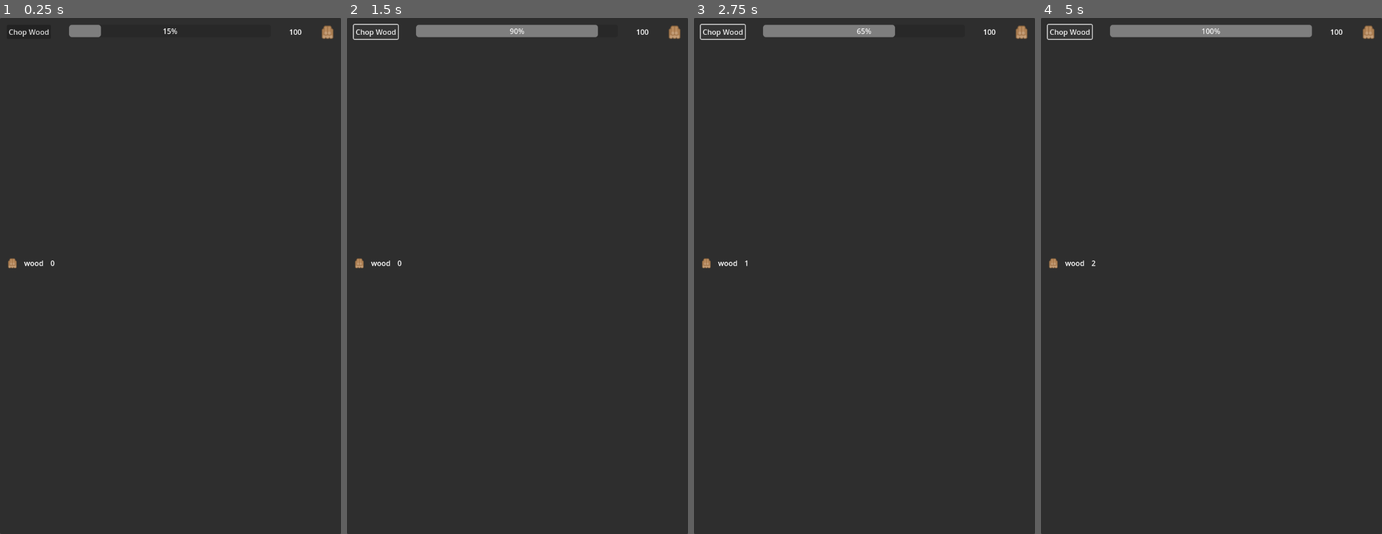
Above: before the commit, frames 1-4 (left to right).
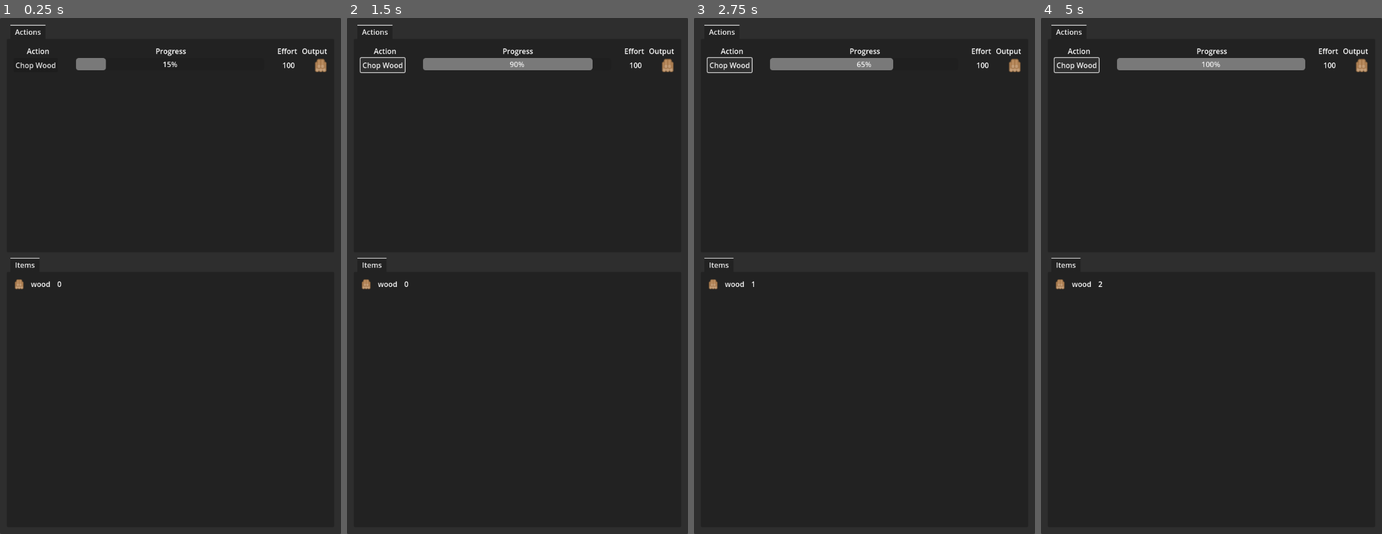
Above: after the commit, the same moments.

Repository: cosmic-canopy-studio/rimidle
Game: Godot game, scene res://main.tscn
Same seed, same stepped clock (60 frames per second), same inputs: the game is played once before the commit and once after it.
Inputs:
- Up to frame 1 (0.25 s): no input
- Up to frame 2 (1.5 s): click "Chop Wood" at 0.5 s; click "Chop Wood" at 1.25 s
- Up to frame 3 (2.75 s): click "Chop Wood" at 2 s
- Up to frame 4 (5 s): no input

The runs differ from the first frame. In frame 1, 1.3% of the frame differs, in the area x 2-98%, y 1-53%; in frame 2, 3.4%; in frame 3, 2.8%; in frame 4, 3.7%, in the area x 1-98%, y 1-53%.

Commit message:
add tabbed boxes, add default theme

Diff:
--- a/gui.gd
+++ b/gui.gd
@@ -1,10 +1,13 @@
 extends Control
 
-@onready var items = {"wood": $MainArea/VSplitContainer/Item}
+@export var wood_action: HBoxContainer
+@export var wood_item: HBoxContainer
+
+@onready var items = {"wood": wood_item}
 
 
 func _ready():
-	pass
+	wood_action.action_completed.connect(_on_action_action_completed)
 
 
 func _on_action_action_completed(result):
--- /dev/null
+++ b/gui/item.tscn
@@ -0,0 +1,28 @@
+[gd_scene load_steps=4 format=3 uid="uid://b1eoki52it8jk"]
+
+[ext_resource type="Script" path="res://gui/item.gd" id="1_octmn"]
+[ext_resource type="Resource" uid="uid://bfm88cy12sv61" path="res://data/wood.tres" id="2_t3688"]
+[ext_resource type="Texture2D" uid="uid://cyeja8e127578" path="res://assets/textures/wood.atlastex" id="3_6y5fo"]
+
+[node name="Item" type="HBoxContainer"]
+size_flags_horizontal = 0
+size_flags_vertical = 0
+theme_override_constants/separation = 15
+script = ExtResource("1_octmn")
+item_resource = ExtResource("2_t3688")
+
+[node name="Icon" type="TextureRect" parent="."]
+unique_name_in_owner = true
+layout_mode = 2
+texture = ExtResource("3_6y5fo")
+expand_mode = 3
+
+[node name="Name" type="Label" parent="."]
+unique_name_in_owner = true
+layout_mode = 2
+text = "Wood"
+
+[node name="Amount" type="Label" parent="."]
+unique_name_in_owner = true
+layout_mode = 2
+text = "10"
--- a/main.tscn
+++ b/main.tscn
@@ -8,7 +8,7 @@
 
 [node name="Main" type="Node"]
 
-[node name="GUI" type="Control" parent="."]
+[node name="GUI" type="Control" parent="." node_paths=PackedStringArray("wood_action", "wood_item")]
 layout_mode = 3
 anchors_preset = 15
 anchor_right = 1.0
@@ -16,6 +16,8 @@
 grow_horizontal = 2
 grow_vertical = 2
 script = ExtResource("1_p0h4x")
+wood_action = NodePath("MainArea/VSplitContainer/TabContainer/Actions/Actions/Action")
+wood_item = NodePath("MainArea/VSplitContainer/BottomArea/Items/Items/Item")
 
 [node name="Panel" type="Panel" parent="GUI"]
 layout_mode = 1
@@ -32,19 +34,57 @@
 anchor_bottom = 1.0
 grow_horizontal = 2
 grow_vertical = 2
-theme_override_constants/margin_left = 15
-theme_override_constants/margin_top = 15
-theme_override_constants/margin_right = 15
-theme_override_constants/margin_bottom = 15
 
 [node name="VSplitContainer" type="VSplitContainer" parent="GUI/MainArea"]
 layout_mode = 2
 split_offset = 500
 
-[node name="Action" parent="GUI/MainArea/VSplitContainer" instance=ExtResource("2_aq56a")]
+[node name="TabContainer" type="TabContainer" parent="GUI/MainArea/VSplitContainer"]
 layout_mode = 2
 
-[node name="Item" type="HBoxContainer" parent="GUI/MainArea/VSplitContainer"]
+[node name="Actions" type="MarginContainer" parent="GUI/MainArea/VSplitContainer/TabContainer"]
+layout_mode = 2
+
+[node name="Actions" type="VBoxContainer" parent="GUI/MainArea/VSplitContainer/TabContainer/Actions"]
+layout_mode = 2
+
+[node name="Headers" type="HBoxContainer" parent="GUI/MainArea/VSplitContainer/TabContainer/Actions/Actions"]
+layout_mode = 2
+theme_override_constants/separation = 10
+alignment = 2
+
+[node name="Action" type="Label" parent="GUI/MainArea/VSplitContainer/TabContainer/Actions/Actions/Headers"]
+layout_mode = 2
+text = "       Action"
+horizontal_alignment = 1
+
+[node name="Progress" type="Label" parent="GUI/MainArea/VSplitContainer/TabContainer/Actions/Actions/Headers"]
+layout_mode = 2
+size_flags_horizontal = 3
+text = "        Progress"
+horizontal_alignment = 1
+
+[node name="Effort" type="Label" parent="GUI/MainArea/VSplitContainer/TabContainer/Actions/Actions/Headers"]
+layout_mode = 2
+text = "Effort"
+
+[node name="Output" type="Label" parent="GUI/MainArea/VSplitContainer/TabContainer/Actions/Actions/Headers"]
+layout_mode = 2
+text = "Output"
+
+[node name="Action" parent="GUI/MainArea/VSplitContainer/TabContainer/Actions/Actions" instance=ExtResource("2_aq56a")]
+layout_mode = 2
+
+[node name="BottomArea" type="TabContainer" parent="GUI/MainArea/VSplitContainer"]
+layout_mode = 2
+
+[node name="Items" type="MarginContainer" parent="GUI/MainArea/VSplitContainer/BottomArea"]
+layout_mode = 2
+
+[node name="Items" type="GridContainer" parent="GUI/MainArea/VSplitContainer/BottomArea/Items"]
+layout_mode = 2
+
+[node name="Item" type="HBoxContainer" parent="GUI/MainArea/VSplitContainer/BottomArea/Items/Items"]
 layout_mode = 2
 size_flags_horizontal = 0
 size_flags_vertical = 0
@@ -52,20 +92,18 @@
 script = ExtResource("3_58t64")
 item_resource = ExtResource("3_g6fwf")
 
-[node name="Icon" type="TextureRect" parent="GUI/MainArea/VSplitContainer/Item"]
+[node name="Icon" type="TextureRect" parent="GUI/MainArea/VSplitContainer/BottomArea/Items/Items/Item"]
 unique_name_in_owner = true
 layout_mode = 2
 texture = ExtResource("3_8osvf")
 expand_mode = 3
 
-[node name="Name" type="Label" parent="GUI/MainArea/VSplitContainer/Item"]
+[node name="Name" type="Label" parent="GUI/MainArea/VSplitContainer/BottomArea/Items/Items/Item"]
 unique_name_in_owner = true
 layout_mode = 2
 text = "Wood"
 
-[node name="Amount" type="Label" parent="GUI/MainArea/VSplitContainer/Item"]
+[node name="Amount" type="Label" parent="GUI/MainArea/VSplitContainer/BottomArea/Items/Items/Item"]
 unique_name_in_owner = true
 layout_mode = 2
 text = "10"
-
-[connection signal="action_completed" from="GUI/MainArea/VSplitContainer/Action" to="GUI" method="_on_action_action_completed"]
--- a/project.godot
+++ b/project.godot
@@ -20,6 +20,10 @@
 window/size/viewport_width=750
 window/size/viewport_height=1134
 
+[gui]
+
+theme/custom="res://assets/themes/default.theme"
+
 [rendering]
 
 renderer/rendering_method="gl_compatibility"
Binary file added: assets/themes/default.theme
